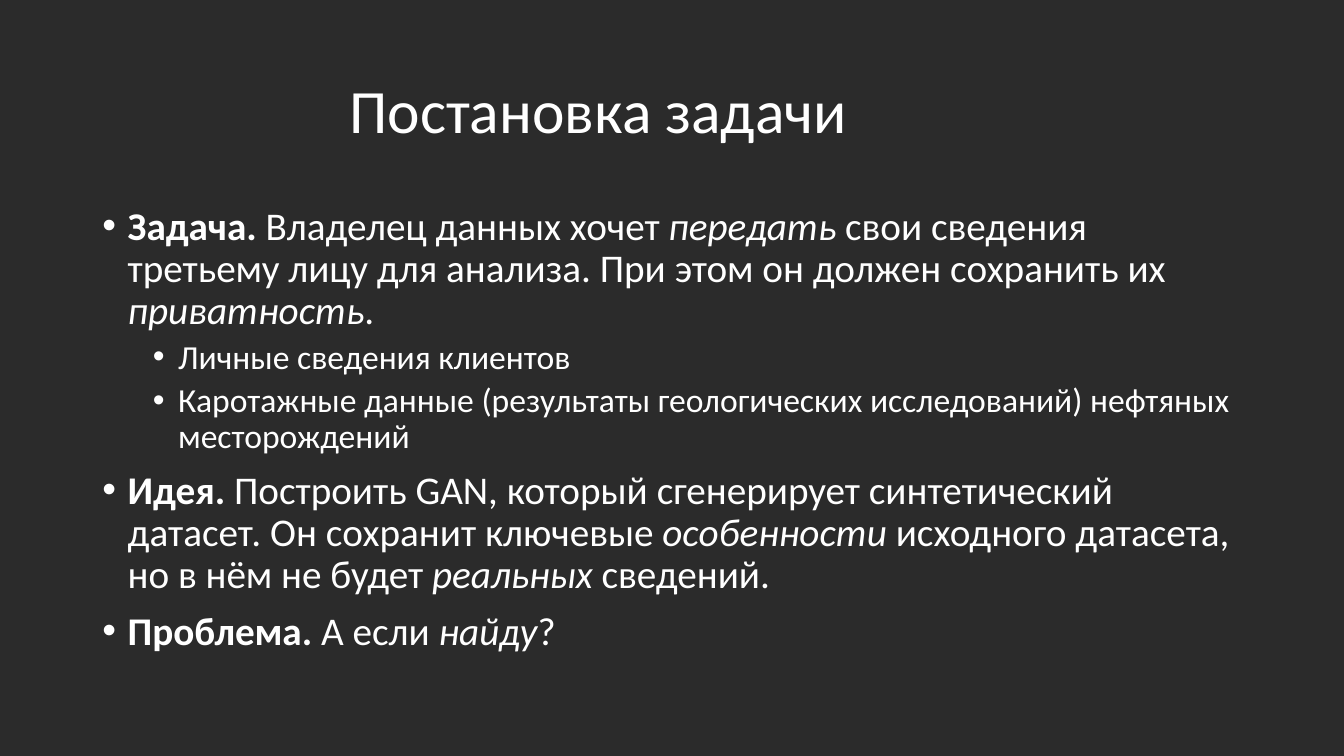
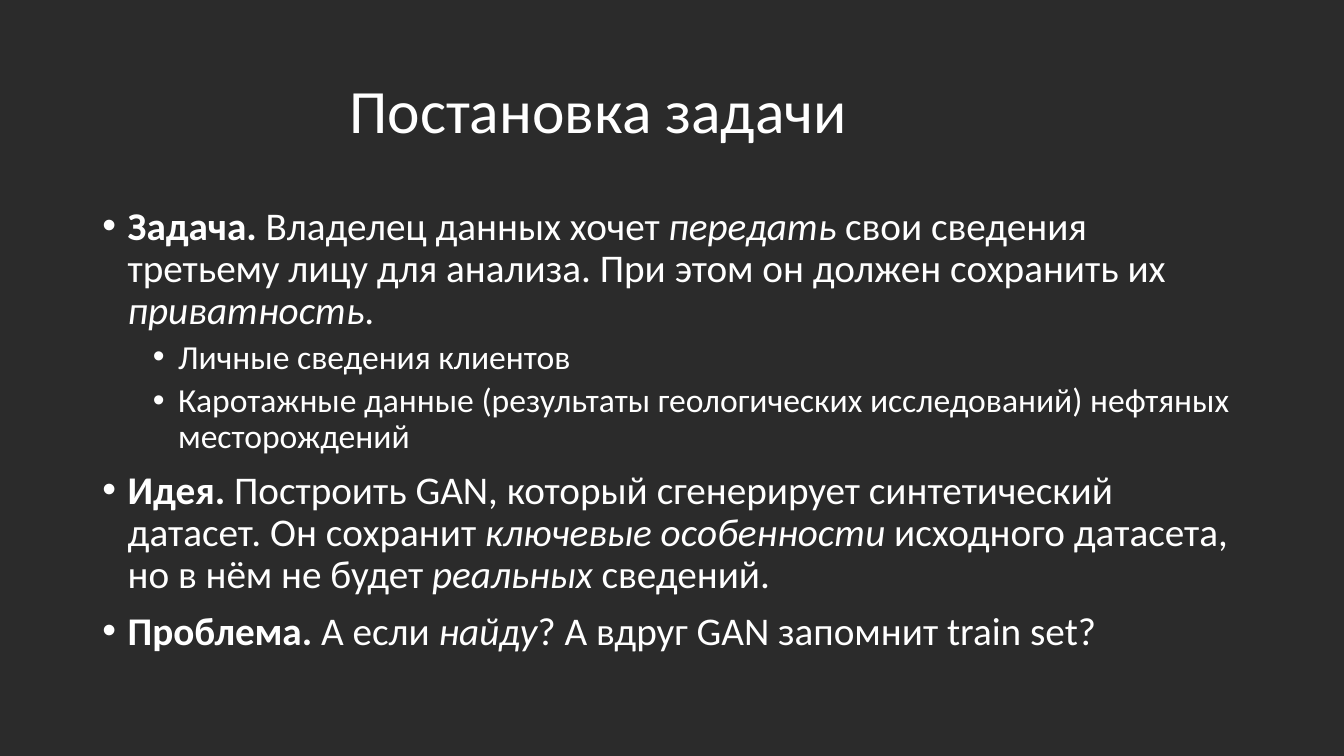
Before and after one commit to Private-ML/gan, a slide deck: slide 2 of GAN MNIST/some slides.pptx. Drawn at 1344x756 pixels with LibreOffice and Linux fonts; fonts in the diff are those of the drawing; background and template pictures are left out; a plain dark background stands for a picture behind light text. Boxes give left, top, right and bottom in pixels: in the first picture for what was removed or moved away, otherwise in the second. Text is boxed around its words. In the diff, an @@ line names an element or a change of style, - is before the commit and + after.

```diff
--- a/GAN MNIST/some slides.pptx
+++ b/GAN MNIST/some slides.pptx
@@ text at (x1=128, y1=477, x2=1228, y2=595): italic on in "ключевые" @@
@@ text at (x1=128, y1=618, x2=1096, y2=652): text changed @@
-• Проблема. А если найду?
+• Проблема. А если найду? А вдруг GAN запомнит train set?
```
Also in this commit, not shown: 4 other slides changed, 8 slides added.
